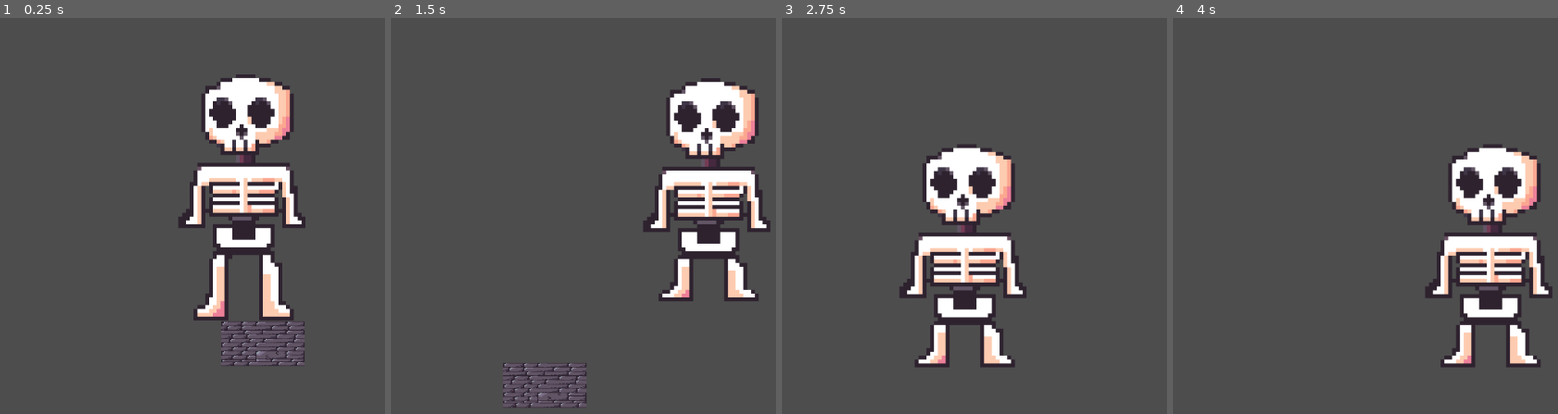
Above: before the commit, frames 1-4 (left to right).
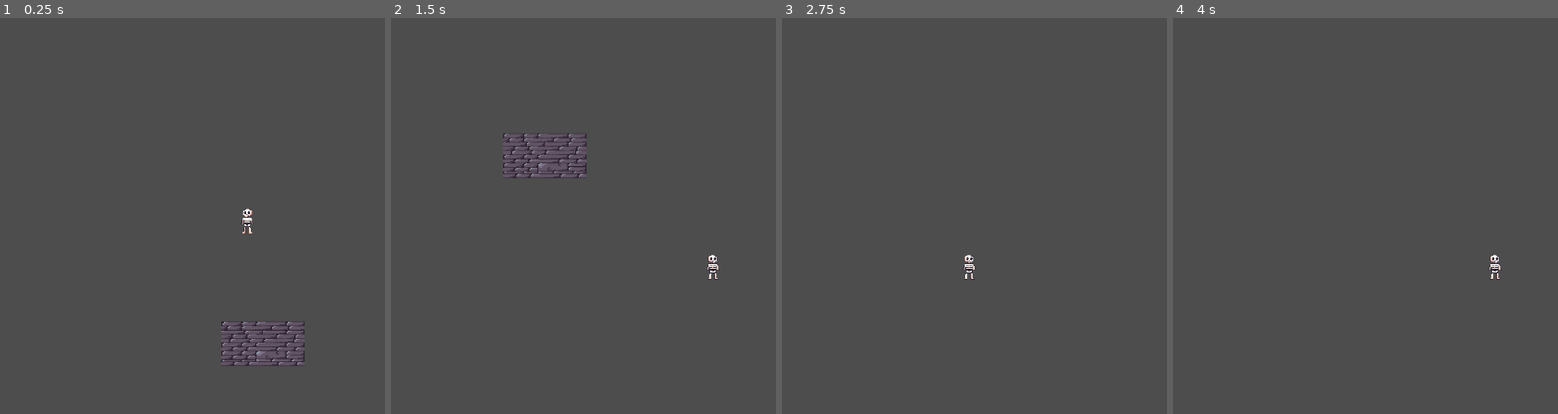
Above: after the commit, the same moments.

Repository: Hexalikk/Mini-Jame-Gam-55
Game: Godot game, scene res://scenes/main.tscn
Two runs of this game, one before a commit and one after it. Both use one fixed random seed, a clock stepped at 60 frames per second and the inputs below.
Inputs:
- Up to frame 1 (0.25 s): no input
- Up to frame 2 (1.5 s): hold Right (ui_right) from 0.53 s (still down); tap E (throw a bone) at 0.6, 1.35 s; tap Space (jump) at 0.77 s
- Up to frame 3 (2.75 s): tap Space (jump) at 1.52 s; release Right (ui_right) at 2.03 s; hold Left (ui_left) from 2.03 s (still down); tap E (throw a bone) at 2.1 s
- Up to frame 4 (4 s): release Left (ui_left) at 2.78 s; hold Right (ui_right) from 2.78 s (still down); tap E (throw a bone) at 2.85, 3.6 s; tap Space (jump) at 3.02, 3.77 s

The runs differ from the first frame. In frame 1, 11% of the frame differs, in the area x 46-80%, y 14-77%; in frame 2, 12%, in the area x 29-99%, y 15-99%; in frame 3, 10%; in frame 4, 10%.

Commit message:
orientation and begin on the hitbox

Diff:
--- a/stronger-bones/scenes/Level1.tscn
+++ b/stronger-bones/scenes/Level1.tscn
@@ -8,7 +8,7 @@
 [sub_resource type="PhysicsMaterial" id="PhysicsMaterial_odhdn"]
 
 [sub_resource type="RectangleShape2D" id="RectangleShape2D_dw26h"]
-size = Vector2(126, 69)
+size = Vector2(126, 72.5)
 
 [node name="Level1" type="Node2D" unique_id=1041584676]
 
@@ -25,7 +25,7 @@
 physics_material_override = SubResource("PhysicsMaterial_odhdn")
 
 [node name="CollisionShape2D" type="CollisionShape2D" parent="StaticBody2D" unique_id=130697279]
-position = Vector2(1, -3)
+position = Vector2(1, -4.75)
 shape = SubResource("RectangleShape2D_dw26h")
 
 [node name="Sprite2D" type="Sprite2D" parent="StaticBody2D" unique_id=270221305]
--- a/stronger-bones/scenes/menu/MainMenu.tscn
+++ b/stronger-bones/scenes/menu/MainMenu.tscn
@@ -70,6 +70,7 @@
 flip_h = true
 
 [node name="Settings" type="Control" parent="." unique_id=1170124019]
+visible = false
 anchors_preset = 0
 offset_left = -868.0
 offset_top = 134.0
--- a/stronger-bones/scenes/necromancer.tscn
+++ b/stronger-bones/scenes/necromancer.tscn
@@ -3,10 +3,6 @@
 [ext_resource type="Texture2D" uid="uid://1dm0ym7auaeq" path="res://Necromancer.png" id="1_i52cb"]
 
 [sub_resource type="PhysicsMaterial" id="PhysicsMaterial_c6vx4"]
-
-[sub_resource type="CapsuleShape2D" id="CapsuleShape2D_1doho"]
-radius = 14.0
-height = 54.0
 
 [sub_resource type="AtlasTexture" id="AtlasTexture_i52cb"]
 atlas = ExtResource("1_i52cb")
@@ -45,7 +41,6 @@
 
 [node name="CollisionShape2D" type="CollisionShape2D" parent="StaticBody2D" unique_id=728731339]
 position = Vector2(1, 0)
-shape = SubResource("CapsuleShape2D_1doho")
 disabled = true
 
 [node name="AnimatedSprite2D" type="AnimatedSprite2D" parent="StaticBody2D" unique_id=931725513]
--- a/stronger-bones/scenes/player.tscn
+++ b/stronger-bones/scenes/player.tscn
@@ -58,10 +58,12 @@
 
 [node name="Player" type="CharacterBody2D" unique_id=939722360]
 position = Vector2(206, 159)
+scale = Vector2(0.1, 0.1)
 
 [node name="CollisionShape2D" type="CollisionShape2D" parent="." unique_id=1092267375]
 position = Vector2(-4, -5)
 shape = SubResource("RectangleShape2D_u8vuu")
+debug_color = Color(1.6364455e-06, 0.5928822, 0.741061, 0.41960785)
 
 [node name="Camera2D" type="Camera2D" parent="." unique_id=722678850]
 drag_horizontal_enabled = true
@@ -70,5 +72,4 @@
 
 [node name="AnimatedSprite2D" type="AnimatedSprite2D" parent="." unique_id=1552383906]
 sprite_frames = SubResource("SpriteFrames_jej6c")
-animation = &"throw_legs"
 speed_scale = 0.5
--- a/stronger-bones/scripts/player.gd
+++ b/stronger-bones/scripts/player.gd
@@ -5,14 +5,17 @@
 const JUMP_VELOCITY = -400.0
 const SKULL_JUMP_VELOCITY = -100.0
 
+
+var _head_hitbox = CircleShape2D.new()
+var _normal_hitbox = RectangleShape2D.new()
+var _nolegs_hitbox = RectangleShape2D.new()
+
 var _state = STATE.NORMAL
-
 var heldFrameCounter: int = 0
 var isHeldEnough: bool = false
 
-
 signal drop_a_bone
-@onready var animated_sprite = $AnimatedSprite2D
+@onready var animated_sprite :AnimatedSprite2D= $AnimatedSprite2D
 @onready var hitbox : CollisionShape2D = $CollisionShape2D
 
 enum STATE {
@@ -21,15 +24,20 @@
 	HEAD
 }
 
+func _ready() -> void:
+	hitbox.shape = _normal_hitbox
+
 func update_player():
 	match _state:
 		STATE.NORMAL:
-			hitbox.shape = RectangleShape2D.new()
-
+			hitbox.shape = _normal_hitbox
+		STATE.NO_LEGS:
+			hitbox.shape = _nolegs_hitbox
+		STATE.HEAD:
+			hitbox.shape = _head_hitbox
 
 func _physics_process(delta: float) -> void:
 	# Add the gravity.
-	update_animations()
 
 	if not is_on_floor():
 		velocity += get_gravity() * delta
@@ -70,9 +78,12 @@
 	var direction := Input.get_axis("ui_left", "ui_right")
 	if direction:
 		velocity.x = direction * SPEED
+		animated_sprite.flip_h = 1
 	else:
+		animated_sprite.flip_h = 0
 		velocity.x = move_toward(velocity.x, 0, SPEED)
-
+	update_animations()
+	update_player()
 	move_and_slide()
 
 func update_animations() -> void:
Not shown, changed: assets/arts/milk.pxo
